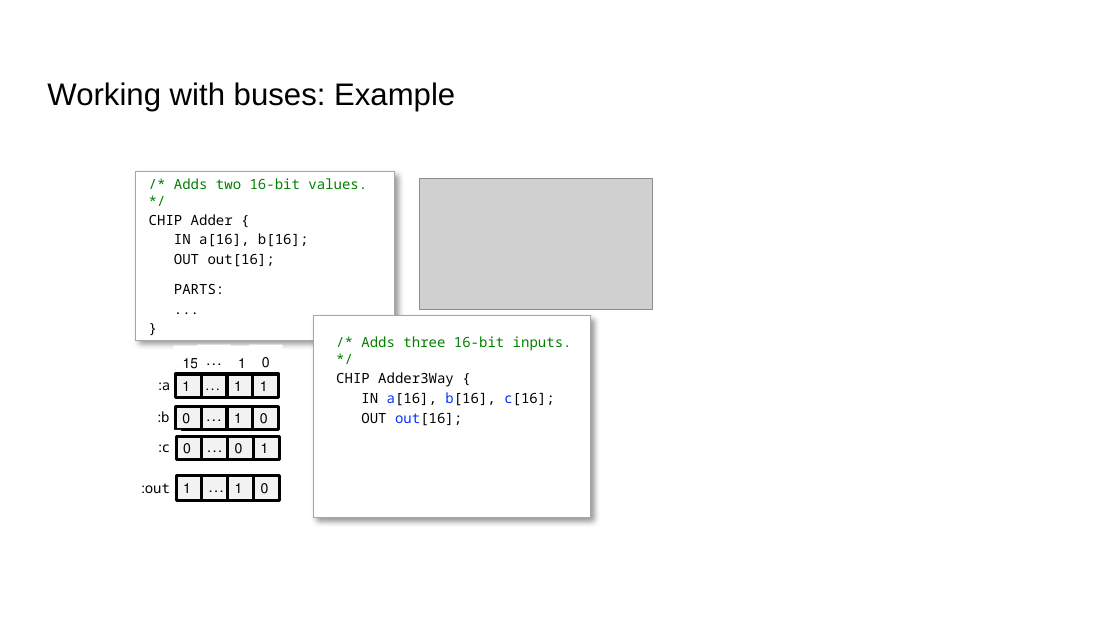
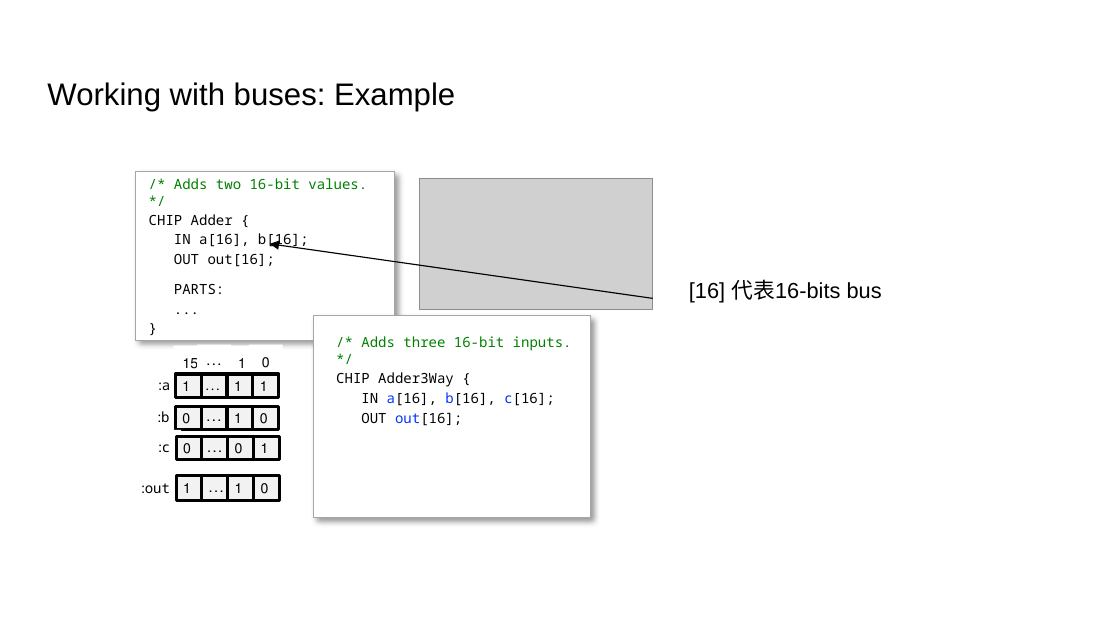
Before and after one commit to vcboy1/Leeds, a slide deck: slide 10 of 26fall/1860/Lecture/Week1.5/Lab 1.5.2 HDL & CAD LAB 2.pptx (slide 12 before the commit). Drawn at 1120x630 pixels with LibreOffice and Linux fonts; fonts in the diff are those of the drawing; grey boxes stand for pictures; background and template pictures are left out. Boxes give left, top, right and bottom in pixels: in the first picture for what was removed or moved away, otherwise in the second. Text is boxed around its words. In the diff, an @@ line names an element or a change of style, - is before the commit and + after.

```diff
--- a/26fall/1860/Lecture/Week1.5/Lab 1.5.2 HDL & CAD LAB 2.pptx
+++ b/26fall/1860/Lecture/Week1.5/Lab 1.5.2 HDL & CAD LAB 2.pptx
@@ arrow added from (653, 298) to (270, 244), #000000 0.75 pt @@
@@ text added at [689, 279, 882, 303], 14 pt, text #000000 @@
+[16] 代表16-bits bus
```
Also in this commit, not shown: 11 other slides changed, 1 slide added, 3 slides removed, 20 other files.
